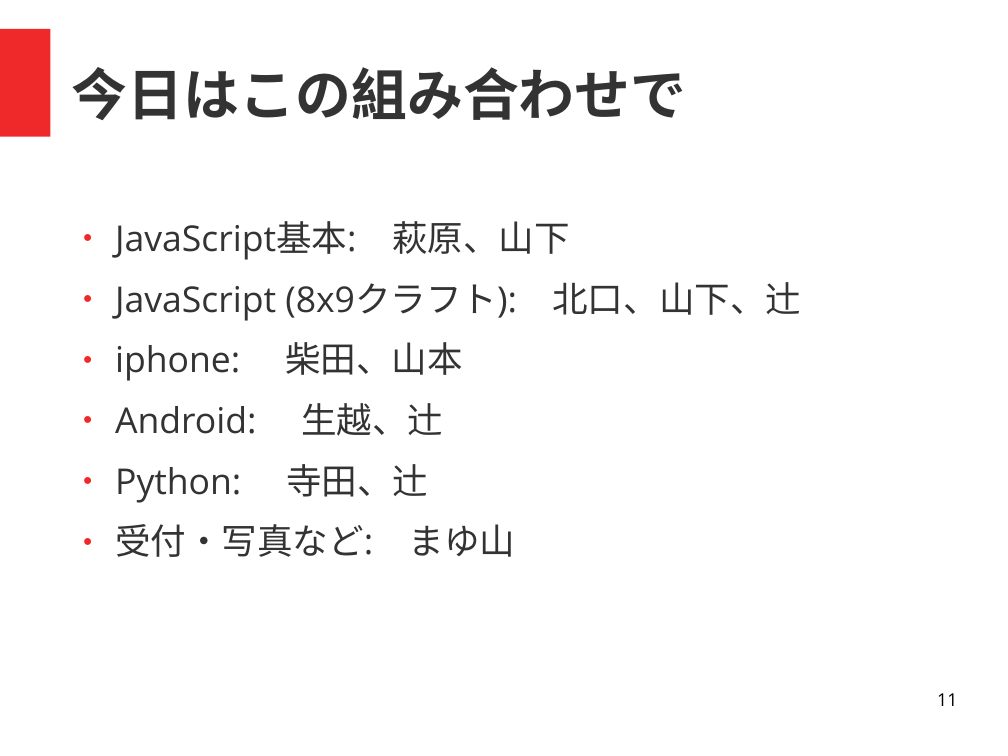
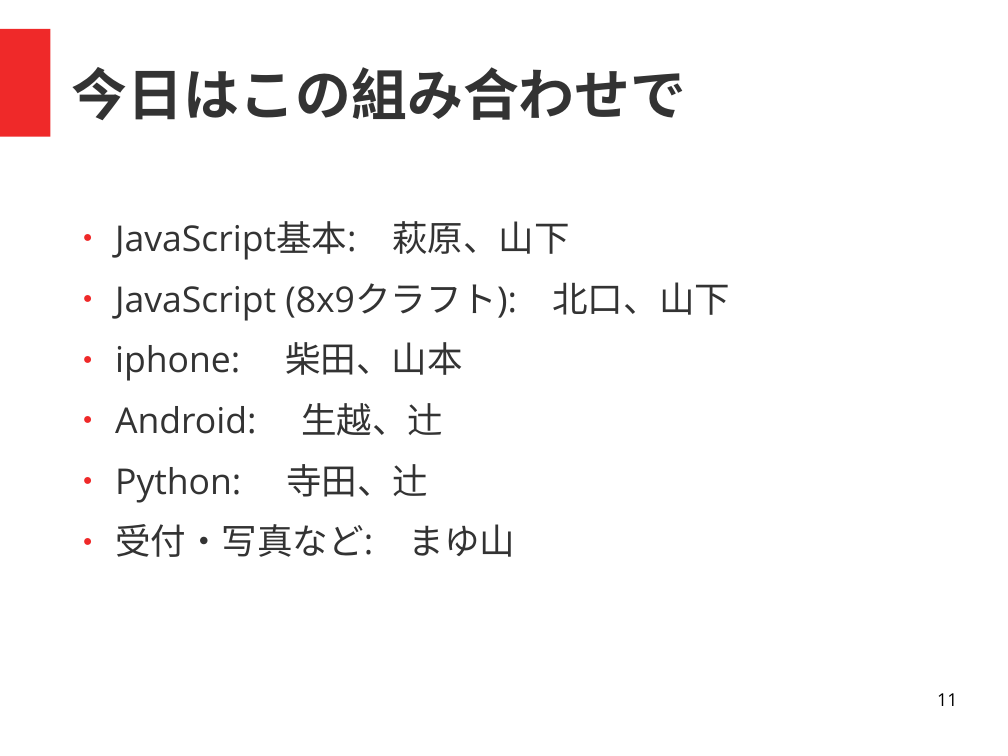
Before and after one commit to coderdojo-nada/resource, a slide deck: slide 11 of guide/coderdojo-nada紹介.odp. Drawn at 1008x756 pixels with LibreOffice and Linux fonts; fonts in the diff are those of the drawing. Boxes give left, top, right and bottom in pixels: in the first picture for what was removed or moved away, otherwise in the second. Text is boxed around its words. In the diff, an @@ line names an element or a change of style, - is before the commit and + after.

```diff
--- a/guide/coderdojo-nada紹介.odp
+++ b/guide/coderdojo-nada紹介.odp
@@ text at (x1=115, y1=282, x2=730, y2=321): text changed @@
-● JavaScript (8x9クラフト): 北口、山下、辻
+● JavaScript (8x9クラフト): 北口、山下
```
Also in this commit, not shown: 1 other slide changed, 2 other files.
